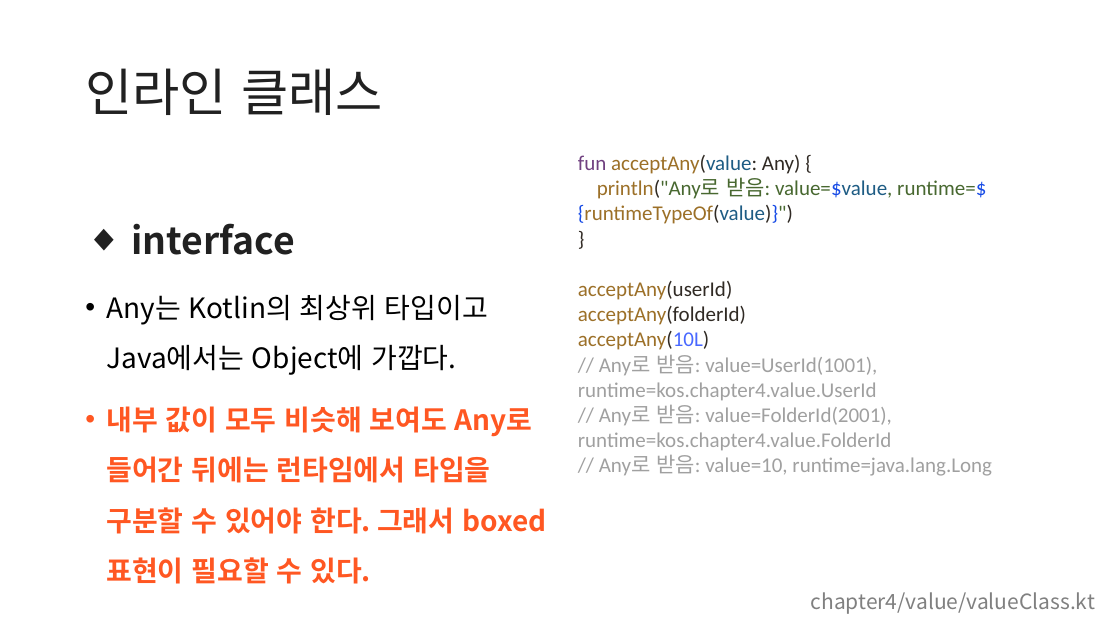
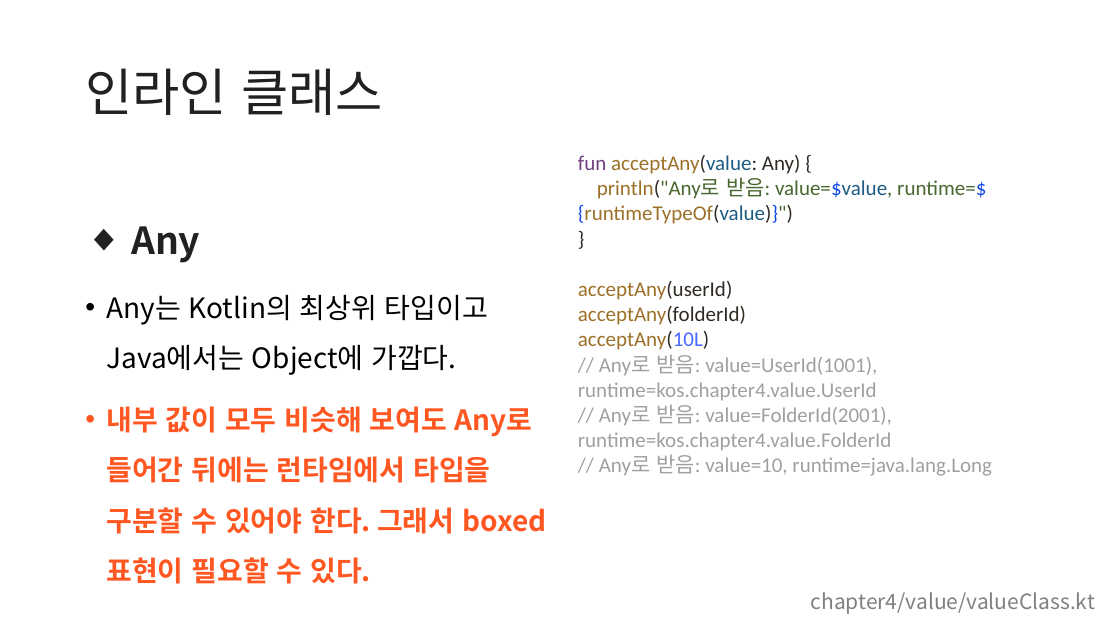
Before and after one commit to kotlin-study-2026/kotlin-study-archive, a slide deck: slide 30 of weak04/src/main/kotlin/chapter4/4장.pptx. Drawn at 1120x630 pixels with LibreOffice and Linux fonts; fonts in the diff are those of the drawing. Boxes give left, top, right and bottom in pixels: in the first picture for what was removed or moved away, otherwise in the second. Text is boxed around its words. In the diff, an @@ line names an element or a change of style, - is before the commit and + after.

Commit message:
week04 스터디 준비 끝

```diff
--- a/weak04/src/main/kotlin/chapter4/4장.pptx
+++ b/weak04/src/main/kotlin/chapter4/4장.pptx
@@ text at (x1=131, y1=226, x2=200, y2=263): text changed @@
-◆ interface
+◆ Any
```
